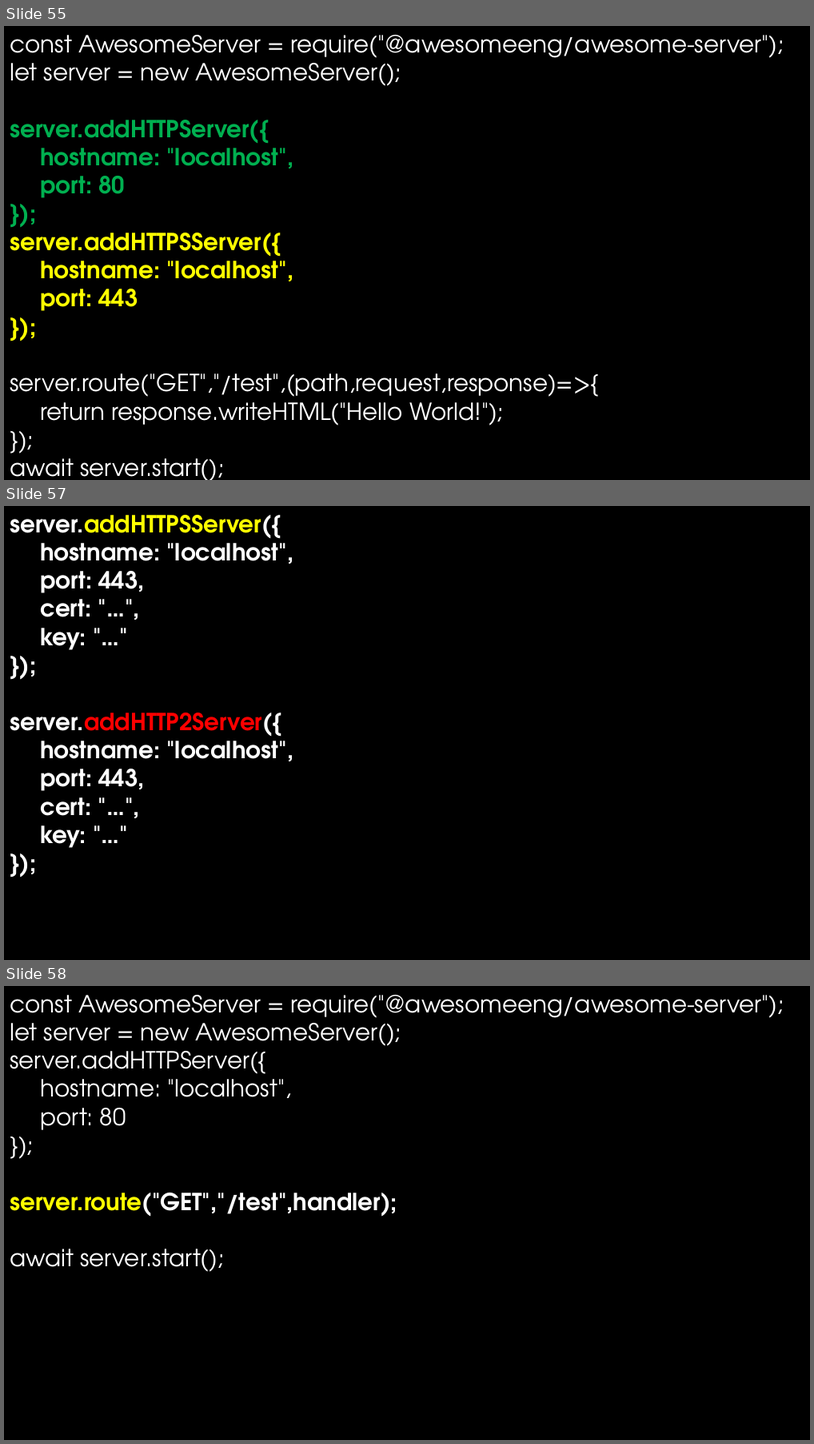
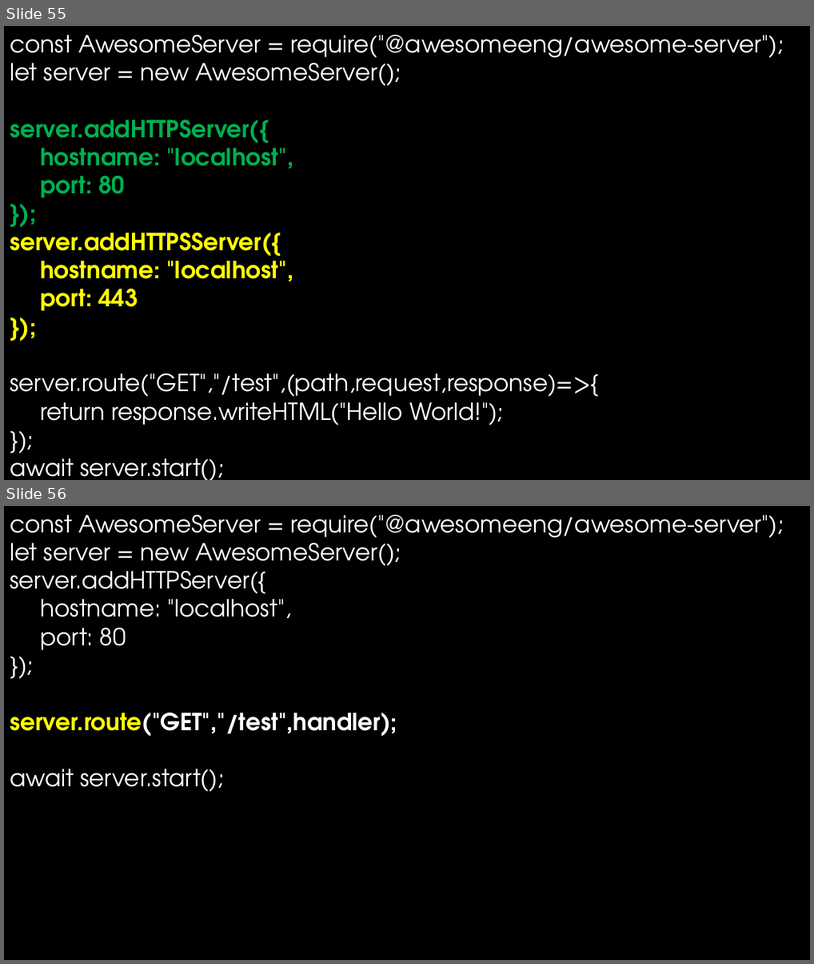
Before and after one commit to arei/talks, a slide deck: BuildingAwesome/BuildingAwesome.pptx. Shown one above the other, each under a label of ours: slides 55, 57 and 58 before the commit, slides 55 and 56 after it; the slides between them are not shown. The pictures are 814x1444 and 814x964 pixels, drawn with LibreOffice and Linux fonts; fonts in the diff are those of the drawing. Boxes give left, top, right and bottom in pixels: in the first picture for what was removed or moved away, otherwise in the second. Text is boxed around its words. In the diff, an @@ line names an element or a change of style, - is before the commit and + after.

```diff
--- a/BuildingAwesome/BuildingAwesome.pptx
+++ b/BuildingAwesome/BuildingAwesome.pptx
@@ slide 57 removed at bbox=[4, 506, 810, 960], background #000000 @@
@@ text removed at bbox=[10, 515, 294, 848] @@
-server.addHTTPSServer({
-hostname: "localhost",
-port: 443,
-cert: "…",
-key: "…"
-});
-server.addHTTP2Server({
-hostname: "localhost",
-port: 443,
-cert: "…",
-key: "…"
-});
@@ what was slide 58 is now slide 56 @@
```
Also in this commit, not shown: 4 slides changed, 4 slides added, 1 other slide removed, 2 other files.
